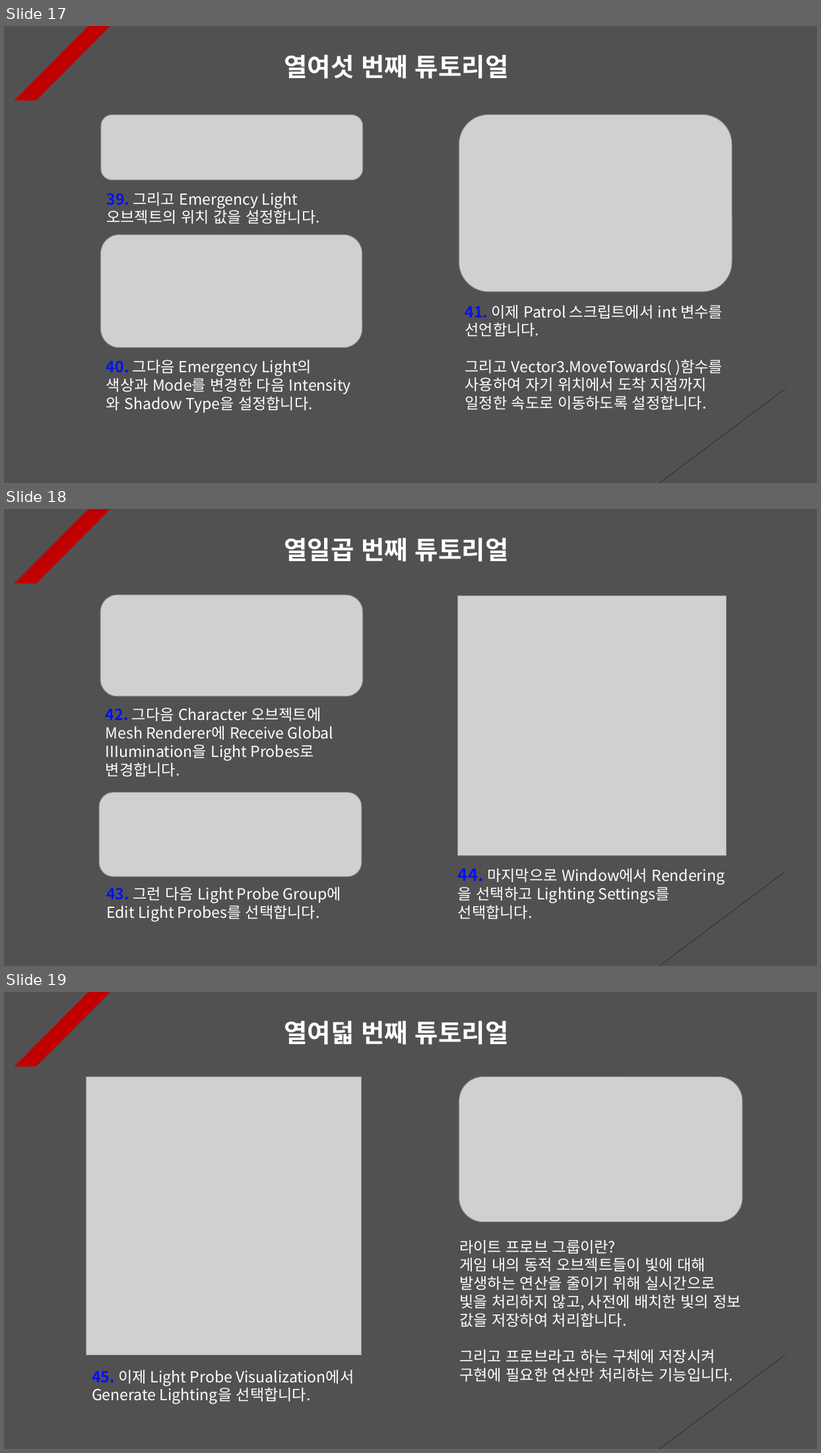
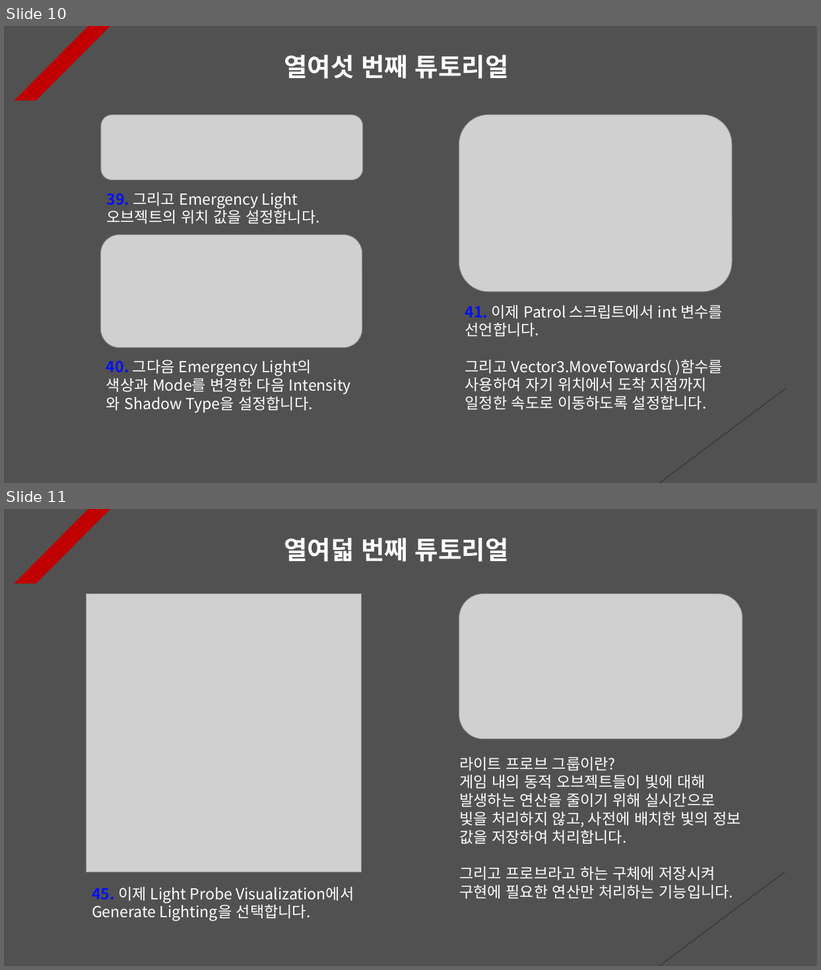
Before and after one commit to Unity2033/3D-UnityEngine, a slide deck: Assets/Class/Light/PPT Data/Light Example.pptx. Shown one above the other, each under a label of ours: slides 17, 18 and 19 before the commit, slides 10 and 11 after it. The pictures are 821x1453 and 821x970 pixels, drawn with LibreOffice and Linux fonts; fonts in the diff are those of the drawing; grey boxes stand for pictures. Boxes give left, top, right and bottom in pixels: in the first picture for what was removed or moved away, otherwise in the second. Text is boxed around its words. In the diff, an @@ line names an element or a change of style, - is before the commit and + after.

Commit message:
Light Tutorial Renewal
- Delete and add resource data

- Placement and positioning of
  game objects

- Light PPT Data Update

```diff
--- a/Assets/Class/Light/PPT Data/Light Example.pptx
+++ b/Assets/Class/Light/PPT Data/Light Example.pptx
@@ slide 18 removed at <box>4,509,817,966</box>, background #515151; not listed: 2 template elements that a slide beside it also shows @@
@@ text removed at <box>284,537,509,562</box> @@
-열일곱 번째 튜토리얼
@@ picture removed at <box>100,595,362,696</box> @@
@@ picture removed at <box>458,595,726,856</box> @@
@@ text removed at <box>106,708,334,777</box> @@
-42. 그다음 Character 오브젝트에 Mesh Renderer에 Receive Global IIIumination을 Light Probes로 변경합니다.
@@ picture removed at <box>99,793,362,877</box> @@
@@ text removed at <box>458,869,670,920</box> @@
-44. 마지막으로 Window에서 Rendering을 선택하고 Lighting Settings를 선택합니다.
@@ text removed at <box>106,887,341,922</box> @@
-43. 그런 다음 Light Probe Group에 Edit Light Probes를 선택합니다.
@@ what was slide 17 is now slide 10 @@
@@ what was slide 19 is now slide 11 @@
```
Also in this commit, not shown: 3 slides changed, 2 slides added, 9 other slides removed, 25 other files.
